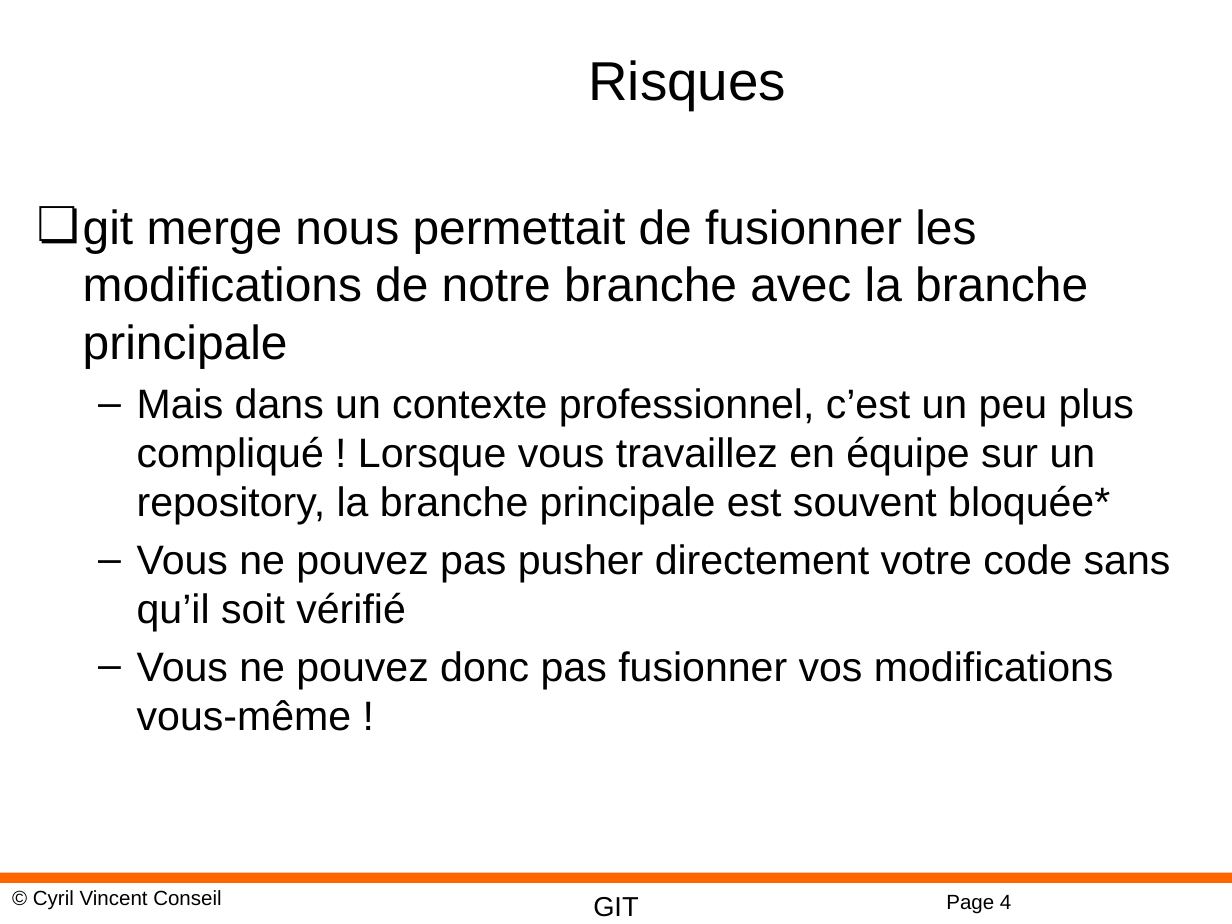
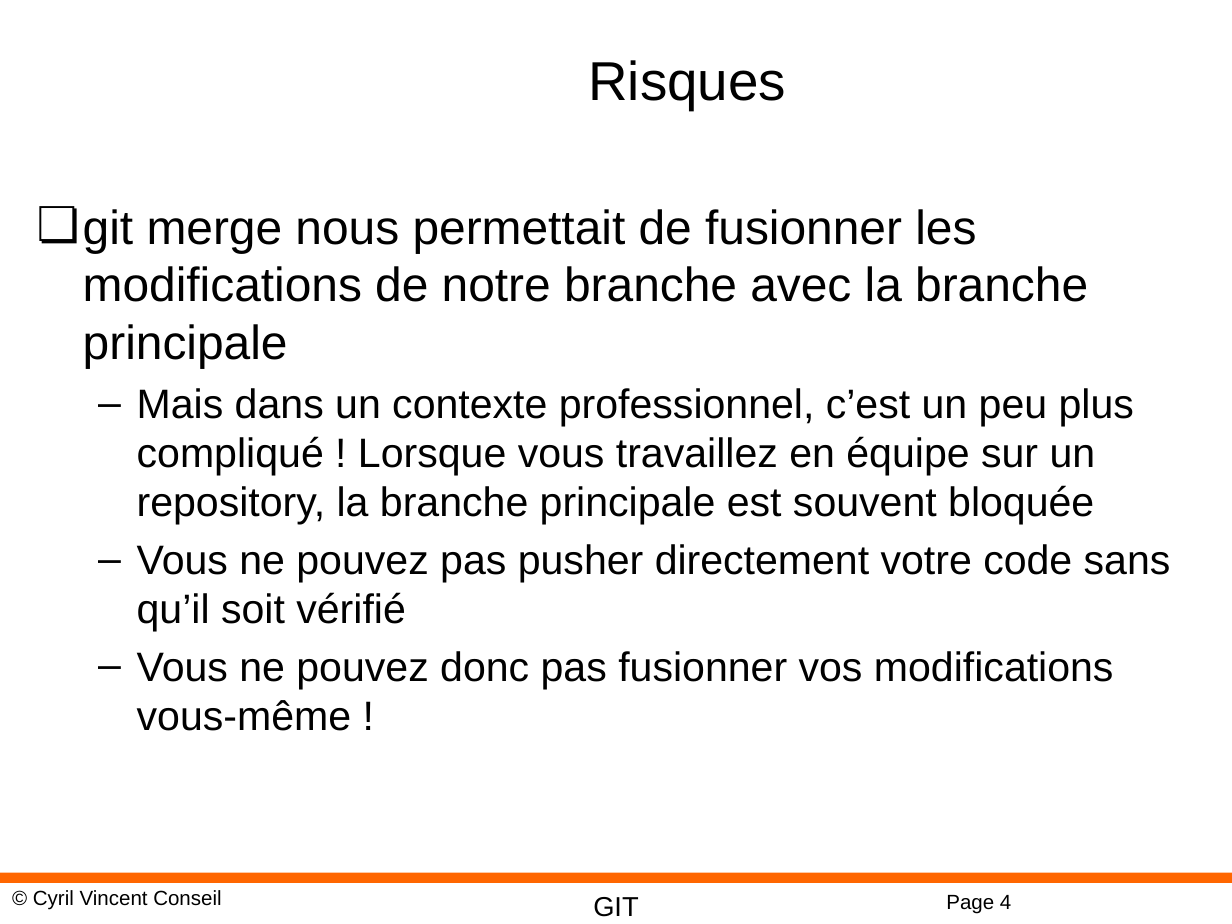
Before and after one commit to cyrilvincent/cicd, a slide deck: slide 4 of ppt/CICD08-PullRequest.pptx. Drawn at 1232x924 pixels with LibreOffice and Linux fonts; fonts in the diff are those of the drawing; background and template pictures are left out. Boxes give left, top, right and bottom in pixels: in the first picture for what was removed or moved away, otherwise in the second. Text is boxed around its words. In the diff, an @@ line names an element or a change of style, - is before the commit and + after.

```diff
--- a/ppt/CICD08-PullRequest.pptx
+++ b/ppt/CICD08-PullRequest.pptx
@@ text at (137, 388, 1134, 525): text changed @@
-  – Mais dans un contexte professionnel, c’est un peu plus compliqué ! Lorsque vous travaillez en équipe sur un repository, la branche principale est souvent bloquée*
+  – Mais dans un contexte professionnel, c’est un peu plus compliqué ! Lorsque vous travaillez en équipe sur un repository, la branche principale est souvent bloquée
```
Also in this commit, not shown: 1 other file.
